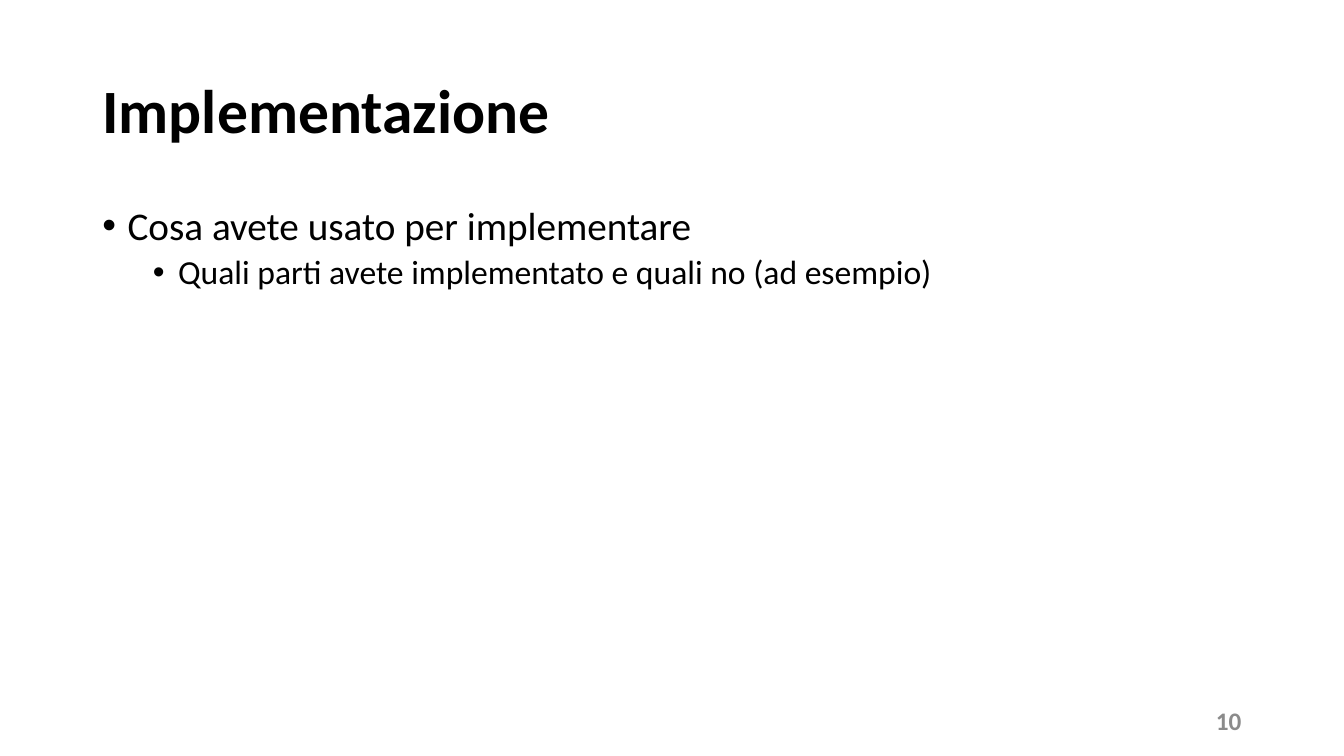
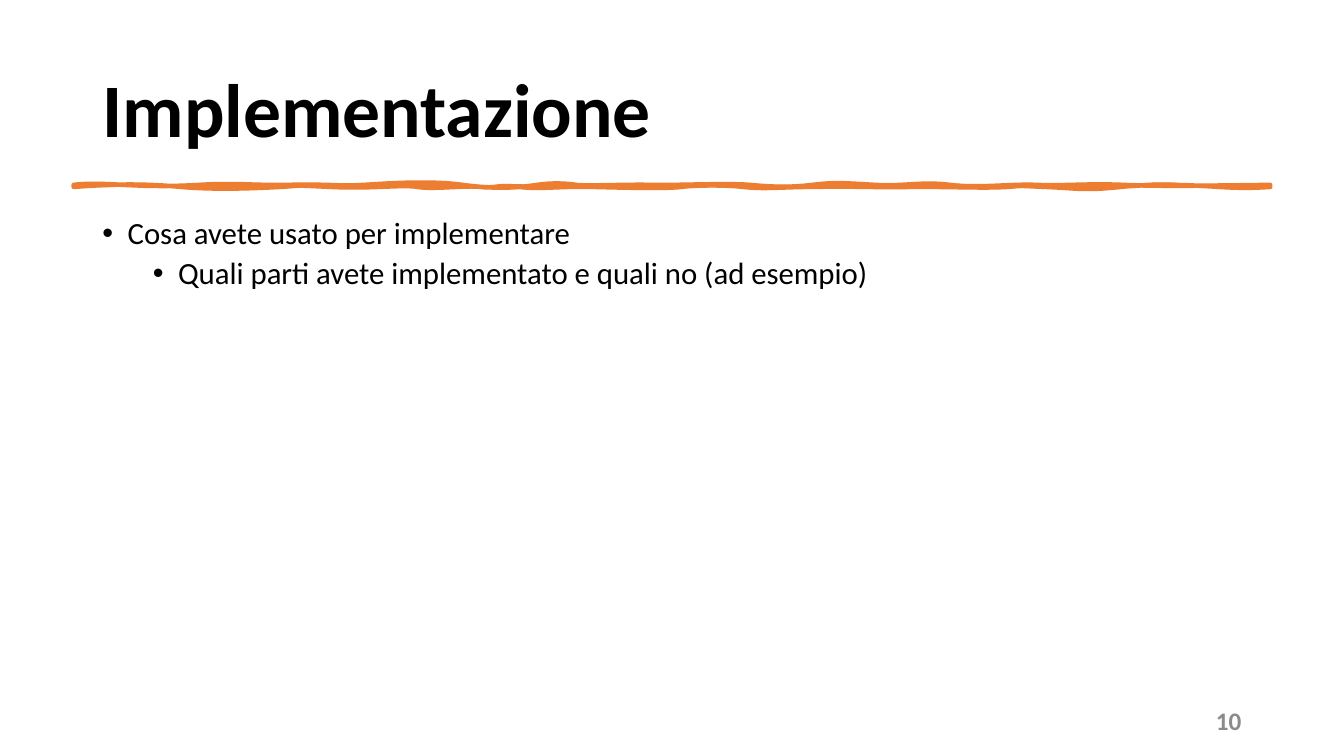
Before and after one commit to mangilimatteo/Progetto_Ingegneria_Software_Cattaneo_Mangili_Saini, a slide deck: slide 10 of Presentazione_Progetto.pptx. Drawn at 1344x756 pixels with LibreOffice and Linux fonts; fonts in the diff are those of the drawing. Boxes give left, top, right and bottom in pixels: in the first picture for what was removed or moved away, otherwise in the second. Text is boxed around its words. In the diff, an @@ line names an element or a change of style, - is before the commit and + after.

```diff
--- a/Presentazione_Progetto.pptx
+++ b/Presentazione_Progetto.pptx
@@ title "Implementazione" at box(102, 84, 650, 149): size 44 to 54 pt @@
@@ freeform shape added at box(74, 185, 1270, 187), fill #ED7D31, outline #ED7D31 3.25 pt @@
@@ text "Cosa avete usato per implementare": place and size @@
-text "Cosa avete usato per implementare" at box(128, 212, 932, 290)
+text "Cosa avete usato per implementare" at box(128, 222, 867, 289)
@@ text "Cosa avete usato per implementare" at box(128, 222, 867, 289): size 28 to 22 pt in "Cosa avete usato per implementare"; size 24 to 22 pt in "Quali parti avete implementato e quali no ..." @@
```
Also in this commit, not shown: 11 other slides changed.
